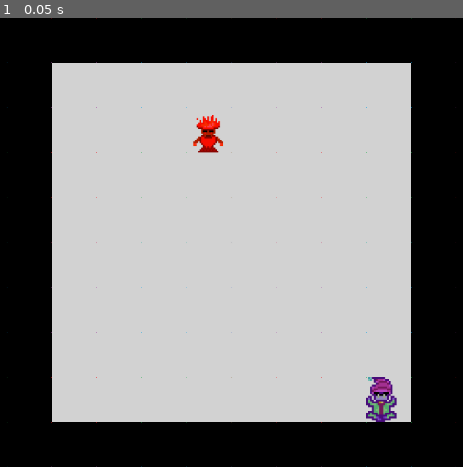
Above: before the commit, frame 1.
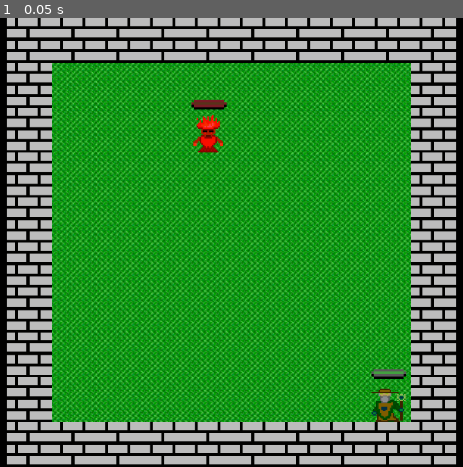
Above: after the commit, the same moment.

Repository: hdlqpn/Pick_Hacks_2025
Game: Godot game, scene res://src/Game/game.tscn
The game is run twice, just before and just after one commit, with the same random seed, the same clock (stepped at 60 frames per second) and the same inputs.
Inputs:
- Up to frame 1 (0.05 s): no input

The runs differ from the first frame. In frame 1, 87% of the frame differs, in the area x 1-99%, y 0-100%.

Commit message:
working hp!

Diff:
--- a/src/Entities/Actors/Actions/entity_definition_player.tres
+++ b/src/Entities/Actors/Actions/entity_definition_player.tres
@@ -1,13 +1,57 @@
-[gd_resource type="Resource" script_class="EntityDefinition" load_steps=10 format=3 uid="uid://21yysgbi78o0"]
+[gd_resource type="Resource" script_class="EntityDefinition" load_steps=32 format=3 uid="uid://21yysgbi78o0"]
 
 [ext_resource type="Script" path="res://src/Entities/entity_definition.gd" id="1_0trbh"]
-[ext_resource type="Texture2D" uid="uid://c6bwsqkm5e5f" path="res://144_size_character_sprites/Aggro_Front_144.png" id="2_d21ja"]
-[ext_resource type="Texture2D" uid="uid://iwcgkp3emhh" path="res://144_size_character_sprites/Aggro_Left_144.png" id="2_j26nw"]
-[ext_resource type="Texture2D" uid="uid://c5ni8vqbyw88q" path="res://144_size_character_sprites/Aggro_Right_144.png" id="3_iuagu"]
-[ext_resource type="Texture2D" uid="uid://cuqyivkdpblw3" path="res://144_size_character_sprites/Aggro_Back_144.png" id="5_qb5w1"]
+[ext_resource type="Texture2D" uid="uid://bhn46ujgaybp7" path="res://144_size_character_sprites/Aggro_Front_144.png" id="2_d21ja"]
+[ext_resource type="Texture2D" uid="uid://65ghj6x512fd" path="res://144_size_character_sprites/Healthbar1_144.png" id="2_irwg8"]
+[ext_resource type="Texture2D" uid="uid://x1nmpi8d108y" path="res://144_size_character_sprites/Aggro_Left_144.png" id="2_j26nw"]
+[ext_resource type="Texture2D" uid="uid://lvp5wxlqf0vn" path="res://144_size_character_sprites/Healthbar0_144.png" id="2_lh41d"]
+[ext_resource type="Texture2D" uid="uid://x8ra0nh2c0ex" path="res://144_size_character_sprites/Healthbar10_144.png" id="3_cdgpo"]
+[ext_resource type="Texture2D" uid="uid://cwttf3p28loph" path="res://144_size_character_sprites/Aggro_Right_144.png" id="3_iuagu"]
+[ext_resource type="Texture2D" uid="uid://u1cnkyas8ipa" path="res://144_size_character_sprites/Healthbar2_144.png" id="4_1tyyf"]
+[ext_resource type="Texture2D" uid="uid://dpp5ik56nrw2n" path="res://144_size_character_sprites/Healthbar3_144.png" id="5_jxdy0"]
+[ext_resource type="Texture2D" uid="uid://cmbusdp1y8wrr" path="res://144_size_character_sprites/Aggro_Back_144.png" id="5_qb5w1"]
+[ext_resource type="Texture2D" uid="uid://cuctmw55h2a4b" path="res://144_size_character_sprites/Healthbar4_144.png" id="6_vo836"]
+[ext_resource type="Texture2D" uid="uid://bjtpotr05px1o" path="res://144_size_character_sprites/Healthbar5_144.png" id="7_8gf65"]
+[ext_resource type="Texture2D" uid="uid://dp5xfobux3dfy" path="res://144_size_character_sprites/Healthbar6_144.png" id="8_gjbti"]
+[ext_resource type="Texture2D" uid="uid://ckw5d2uys0l5t" path="res://144_size_character_sprites/Healthbar7_144.png" id="9_xcomq"]
+[ext_resource type="Texture2D" uid="uid://busm3bca4lv1b" path="res://144_size_character_sprites/Healthbar8_144.png" id="10_illbx"]
+[ext_resource type="Texture2D" uid="uid://bcy5qsf7f3iqw" path="res://144_size_character_sprites/Healthbar9_144.png" id="11_fkn7w"]
 
 [sub_resource type="AtlasTexture" id="AtlasTexture_y3w7o"]
 atlas = ExtResource("2_d21ja")
+
+[sub_resource type="AtlasTexture" id="AtlasTexture_k07o4"]
+atlas = ExtResource("2_lh41d")
+
+[sub_resource type="AtlasTexture" id="AtlasTexture_j1kfp"]
+atlas = ExtResource("2_irwg8")
+
+[sub_resource type="AtlasTexture" id="AtlasTexture_rwr1h"]
+atlas = ExtResource("3_cdgpo")
+
+[sub_resource type="AtlasTexture" id="AtlasTexture_5iavk"]
+atlas = ExtResource("4_1tyyf")
+
+[sub_resource type="AtlasTexture" id="AtlasTexture_py7sf"]
+atlas = ExtResource("5_jxdy0")
+
+[sub_resource type="AtlasTexture" id="AtlasTexture_d001n"]
+atlas = ExtResource("6_vo836")
+
+[sub_resource type="AtlasTexture" id="AtlasTexture_w6pqn"]
+atlas = ExtResource("7_8gf65")
+
+[sub_resource type="AtlasTexture" id="AtlasTexture_vlomq"]
+atlas = ExtResource("8_gjbti")
+
+[sub_resource type="AtlasTexture" id="AtlasTexture_48dmm"]
+atlas = ExtResource("9_xcomq")
+
+[sub_resource type="AtlasTexture" id="AtlasTexture_f8wdb"]
+atlas = ExtResource("10_illbx")
+
+[sub_resource type="AtlasTexture" id="AtlasTexture_e3g4g"]
+atlas = ExtResource("11_fkn7w")
 
 [sub_resource type="AtlasTexture" id="AtlasTexture_hboip"]
 atlas = ExtResource("2_j26nw")
@@ -24,4 +68,15 @@
 up_texture = SubResource("AtlasTexture_rufxj")
 left_texture = SubResource("AtlasTexture_hboip")
 right_texture = SubResource("AtlasTexture_0ygir")
+hp_texture0 = SubResource("AtlasTexture_k07o4")
+hp_texture1 = SubResource("AtlasTexture_j1kfp")
+hp_texture2 = SubResource("AtlasTexture_5iavk")
+hp_texture3 = SubResource("AtlasTexture_py7sf")
+hp_texture4 = SubResource("AtlasTexture_d001n")
+hp_texture5 = SubResource("AtlasTexture_w6pqn")
+hp_texture6 = SubResource("AtlasTexture_vlomq")
+hp_texture7 = SubResource("AtlasTexture_48dmm")
+hp_texture8 = SubResource("AtlasTexture_f8wdb")
+hp_texture9 = SubResource("AtlasTexture_e3g4g")
+hp_texture10 = SubResource("AtlasTexture_rwr1h")
 color = Color(1, 0.235294, 0.309804, 1)
--- a/src/Entities/Actors/Actions/entity_definition_player2.tres
+++ b/src/Entities/Actors/Actions/entity_definition_player2.tres
@@ -1,22 +1,66 @@
-[gd_resource type="Resource" script_class="EntityDefinition" load_steps=10 format=3 uid="uid://41b5lv32ypwf"]
+[gd_resource type="Resource" script_class="EntityDefinition" load_steps=32 format=3 uid="uid://41b5lv32ypwf"]
 
+[ext_resource type="Texture2D" uid="uid://dxeakix3k31uo" path="res://144_size_character_sprites/Def_Front_144.png" id="1_1njx5"]
 [ext_resource type="Script" path="res://src/Entities/entity_definition.gd" id="1_11xq5"]
-[ext_resource type="Texture2D" uid="uid://5cdd7dff8c1j" path="res://Statistician_Wizard_Sprites_Updated/Statistician_Wizard_Sprites_Updated/Statistician_Wizard_Front_View.png" id="2_6fpua"]
-[ext_resource type="Texture2D" uid="uid://dajnto5eildpi" path="res://Statistician_Wizard_Sprites_Updated/Statistician_Wizard_Sprites_Updated/Statistician_Wizard_Left_View.png" id="2_gkfr5"]
-[ext_resource type="Texture2D" uid="uid://c6cei04eh7efi" path="res://Statistician_Wizard_Sprites_Updated/Statistician_Wizard_Sprites_Updated/Statistician_Wizard_Right_View.png" id="3_1h7jv"]
-[ext_resource type="Texture2D" uid="uid://beeb4gvhhm1lo" path="res://Statistician_Wizard_Sprites_Updated/Statistician_Wizard_Sprites_Updated/Statistician_Wizard_Back_View.png" id="5_pppki"]
+[ext_resource type="Texture2D" uid="uid://65ghj6x512fd" path="res://144_size_character_sprites/Healthbar1_144.png" id="2_7m0sc"]
+[ext_resource type="Texture2D" uid="uid://lvp5wxlqf0vn" path="res://144_size_character_sprites/Healthbar0_144.png" id="2_ctuut"]
+[ext_resource type="Texture2D" uid="uid://x8ra0nh2c0ex" path="res://144_size_character_sprites/Healthbar10_144.png" id="3_446cc"]
+[ext_resource type="Texture2D" uid="uid://u1cnkyas8ipa" path="res://144_size_character_sprites/Healthbar2_144.png" id="4_fyry4"]
+[ext_resource type="Texture2D" uid="uid://dpp5ik56nrw2n" path="res://144_size_character_sprites/Healthbar3_144.png" id="5_m7wnh"]
+[ext_resource type="Texture2D" uid="uid://cuctmw55h2a4b" path="res://144_size_character_sprites/Healthbar4_144.png" id="6_weaih"]
+[ext_resource type="Texture2D" uid="uid://bjtpotr05px1o" path="res://144_size_character_sprites/Healthbar5_144.png" id="7_d3o48"]
+[ext_resource type="Texture2D" uid="uid://dp5xfobux3dfy" path="res://144_size_character_sprites/Healthbar6_144.png" id="8_tw715"]
+[ext_resource type="Texture2D" uid="uid://ckw5d2uys0l5t" path="res://144_size_character_sprites/Healthbar7_144.png" id="9_g2jlh"]
+[ext_resource type="Texture2D" uid="uid://busm3bca4lv1b" path="res://144_size_character_sprites/Healthbar8_144.png" id="10_rbav8"]
+[ext_resource type="Texture2D" uid="uid://bcy5qsf7f3iqw" path="res://144_size_character_sprites/Healthbar9_144.png" id="11_730cn"]
+[ext_resource type="Texture2D" uid="uid://bmh33edctodee" path="res://144_size_character_sprites/Def_Left_144.png" id="13_wupau"]
+[ext_resource type="Texture2D" uid="uid://dnrladoggd2e2" path="res://144_size_character_sprites/Def_Right_144.png" id="14_k73ec"]
+[ext_resource type="Texture2D" uid="uid://cpg6e8juwhtjt" path="res://144_size_character_sprites/Def_Back_144.png" id="16_i3re1"]
 
 [sub_resource type="AtlasTexture" id="AtlasTexture_joq62"]
-atlas = ExtResource("2_6fpua")
+atlas = ExtResource("1_1njx5")
+
+[sub_resource type="AtlasTexture" id="AtlasTexture_gh0h8"]
+atlas = ExtResource("2_ctuut")
+
+[sub_resource type="AtlasTexture" id="AtlasTexture_hxinf"]
+atlas = ExtResource("2_7m0sc")
+
+[sub_resource type="AtlasTexture" id="AtlasTexture_icbtm"]
+atlas = ExtResource("3_446cc")
+
+[sub_resource type="AtlasTexture" id="AtlasTexture_5lnwc"]
+atlas = ExtResource("4_fyry4")
+
+[sub_resource type="AtlasTexture" id="AtlasTexture_v678q"]
+atlas = ExtResource("5_m7wnh")
+
+[sub_resource type="AtlasTexture" id="AtlasTexture_tltp7"]
+atlas = ExtResource("6_weaih")
+
+[sub_resource type="AtlasTexture" id="AtlasTexture_bhcfu"]
+atlas = ExtResource("7_d3o48")
+
+[sub_resource type="AtlasTexture" id="AtlasTexture_srsmx"]
+atlas = ExtResource("8_tw715")
+
+[sub_resource type="AtlasTexture" id="AtlasTexture_un43m"]
+atlas = ExtResource("9_g2jlh")
+
+[sub_resource type="AtlasTexture" id="AtlasTexture_e0xyd"]
+atlas = ExtResource("10_rbav8")
+
+[sub_resource type="AtlasTexture" id="AtlasTexture_1p5ev"]
+atlas = ExtResource("11_730cn")
 
 [sub_resource type="AtlasTexture" id="AtlasTexture_wd5ef"]
-atlas = ExtResource("2_gkfr5")
+atlas = ExtResource("13_wupau")
 
 [sub_resource type="AtlasTexture" id="AtlasTexture_ksj00"]
-atlas = ExtResource("3_1h7jv")
+atlas = ExtResource("14_k73ec")
 
 [sub_resource type="AtlasTexture" id="AtlasTexture_lskfk"]
-atlas = ExtResource("5_pppki")
+atlas = ExtResource("16_i3re1")
 
 [resource]
 script = ExtResource("1_11xq5")
@@ -24,4 +68,15 @@
 up_texture = SubResource("AtlasTexture_lskfk")
 left_texture = SubResource("AtlasTexture_wd5ef")
 right_texture = SubResource("AtlasTexture_ksj00")
+hp_texture0 = SubResource("AtlasTexture_gh0h8")
+hp_texture1 = SubResource("AtlasTexture_hxinf")
+hp_texture2 = SubResource("AtlasTexture_5lnwc")
+hp_texture3 = SubResource("AtlasTexture_v678q")
+hp_texture4 = SubResource("AtlasTexture_tltp7")
+hp_texture5 = SubResource("AtlasTexture_bhcfu")
+hp_texture6 = SubResource("AtlasTexture_srsmx")
+hp_texture7 = SubResource("AtlasTexture_un43m")
+hp_texture8 = SubResource("AtlasTexture_e0xyd")
+hp_texture9 = SubResource("AtlasTexture_1p5ev")
+hp_texture10 = SubResource("AtlasTexture_icbtm")
 color = Color(1, 1, 1, 1)
--- a/src/Entities/Actors/base_wizard.gd
+++ b/src/Entities/Actors/base_wizard.gd
@@ -8,6 +8,9 @@
 var current_mana: int
 var is_alive: bool = true
 
+@export var health_bar_scene: PackedScene
+var health_bar: HealthBar
+
 func _init(start_position: Vector2i, entity_definition: EntityDefinition) -> void:
 	centered = false
 	grid_position = start_position
@@ -15,17 +18,36 @@
 	texture_up = entity_definition.up_texture
 	texture_left = entity_definition.left_texture
 	texture_right = entity_definition.right_texture
+	hp_texture0 = entity_definition.hp_texture0
+	hp_texture1 = entity_definition.hp_texture1
+	hp_texture2 = entity_definition.hp_texture2
+	hp_texture3 = entity_definition.hp_texture3
+	hp_texture4 = entity_definition.hp_texture4
+	hp_texture5 = entity_definition.hp_texture5
+	hp_texture6 = entity_definition.hp_texture6
+	hp_texture7 = entity_definition.hp_texture7
+	hp_texture8 = entity_definition.hp_texture8
+	hp_texture9 = entity_definition.hp_texture9
+	hp_texture10 = entity_definition.hp_texture10
 	texture = texture_down
 	modulate = entity_definition.color
 	direction = Direction.DOWN
+	current_health = MAX_HEALTH
 
-
+func _ready() -> void:
+	if health_bar_scene:
+		health_bar = health_bar_scene.instantiate()
+		add_child(health_bar)
+		health_bar.set_health(current_health, MAX_HEALTH)
+		print("Healthbar Added to scene: ", health_bar)
 
 func add_health(value: int) -> void:
 	var temp = current_health + value
 	if temp > MAX_HEALTH:
 		temp = MAX_HEALTH
 	current_health = temp
+	update_health_bar()
+
 
 func sub_health(value: int) -> void:
 	var temp = current_health - value
@@ -34,18 +56,27 @@
 		print("AAAAHHHH a fatal wound I have fallen")
 		is_alive = false
 	current_health = temp
+	update_health_bar()
+
 
 func add_mana(value: int) -> void:
 	var temp = current_mana + value
 	if temp > MAX_MANA:
 		temp = MAX_MANA
 	current_mana = temp
+#	update_health_bar()
+
 
 func sub_mana(value: int) -> void:
 	var temp = current_mana - value
 	if temp <= 0:
 		temp = 0
 	current_mana = temp
+#	update_health_bar()
+
+func update_health_bar() -> void:
+	if health_bar:
+		health_bar.set_health(current_health, MAX_HEALTH)
 
 func action_1(opponent: BaseWizard) -> void:
 	#offset is the current player's position
@@ -58,11 +89,11 @@
 
 	if direction_vector == Vector2i(0,0):
 		print("AAAAHHHHHHHH This isn't getting the right value")
-
-	if grid_position-direction_vector == opponent.grid_position:
+	var hit_position: Vector2i = Vector2i(grid_position.x + direction_vector.x, grid_position.y - direction_vector.y)
+	if hit_position == opponent.grid_position:
 		#stab
 		print("I have stabbed my opponent")
-		opponent.sub_health(5)
+		opponent.sub_health(1)
 	pass
 
 func action_2(opponent: BaseWizard) -> void:
--- a/src/Entities/entity.gd
+++ b/src/Entities/entity.gd
@@ -7,6 +7,17 @@
 var texture_up: Texture2D
 var texture_left: Texture2D
 var texture_right: Texture2D
+var hp_texture0: Texture2D
+var hp_texture1: Texture2D
+var hp_texture2: Texture2D
+var hp_texture3: Texture2D
+var hp_texture4: Texture2D
+var hp_texture5: Texture2D
+var hp_texture6: Texture2D
+var hp_texture7: Texture2D
+var hp_texture8: Texture2D
+var hp_texture9: Texture2D
+var hp_texture10: Texture2D
 var direction: Direction
 
 var grid_position: Vector2i:
@@ -21,6 +32,17 @@
 	texture_up = entity_definition.up_texture
 	texture_left = entity_definition.left_texture
 	texture_right = entity_definition.right_texture
+	hp_texture0 = entity_definition.hp_texture0
+	hp_texture1 = entity_definition.hp_texture1
+	hp_texture2 = entity_definition.hp_texture2
+	hp_texture3 = entity_definition.hp_texture3
+	hp_texture4 = entity_definition.hp_texture4
+	hp_texture5 = entity_definition.hp_texture5
+	hp_texture6 = entity_definition.hp_texture6
+	hp_texture7 = entity_definition.hp_texture7
+	hp_texture8 = entity_definition.hp_texture8
+	hp_texture9 = entity_definition.hp_texture9
+	hp_texture10 = entity_definition.hp_texture10
 	texture = texture_down
 	modulate = entity_definition.color
 	direction = Direction.DOWN
--- a/src/Entities/entity_definition.gd
+++ b/src/Entities/entity_definition.gd
@@ -6,4 +6,15 @@
 @export var up_texture: AtlasTexture
 @export var left_texture: AtlasTexture
 @export var right_texture: AtlasTexture
+@export var hp_texture0: AtlasTexture
+@export var hp_texture1: AtlasTexture
+@export var hp_texture2: AtlasTexture
+@export var hp_texture3: AtlasTexture
+@export var hp_texture4: AtlasTexture
+@export var hp_texture5: AtlasTexture
+@export var hp_texture6: AtlasTexture
+@export var hp_texture7: AtlasTexture
+@export var hp_texture8: AtlasTexture
+@export var hp_texture9: AtlasTexture
+@export var hp_texture10: AtlasTexture
 @export_color_no_alpha var color: Color = Color.WHITE
--- a/src/Game/game.gd
+++ b/src/Game/game.gd
@@ -3,6 +3,8 @@
 
 const player_definition: EntityDefinition = preload("res://src/Entities/Actors/Actions/entity_definition_player.tres")
 const player2_definition: EntityDefinition = preload("res://src/Entities/Actors/Actions/entity_definition_player2.tres")
+
+var health_bar_scene: PackedScene = preload("res://src/Utils/healthbar.tscn")
 
 @onready var player: BaseWizard
 @onready var player2: BaseWizard
@@ -28,10 +30,13 @@
 	var player_start_pos: Vector2i = Grid.world_to_grid(get_viewport_rect().size.floor() / 2)
 	player = BaseWizard.new(player_start_pos, player_definition)
 	p1_color = player.modulate
+	player.health_bar_scene = health_bar_scene
 	entities.add_child(player)
+
 	player2 = BaseWizard.new(Vector2i(8,8), player2_definition)
 	p2_color = player2.modulate
 	player2.modulate = inactive
+	player2.health_bar_scene = health_bar_scene
 	entities.add_child(player2)
 	setup_camera()
 
@@ -59,7 +64,12 @@
 			if action.offset.z == 1:
 				print("We are trying to perform action 1")
 				player.action_1(player2)
-
+			elif action.offset.z == 2:
+				player.action_2(player2)
+			elif action.offset.z == 3:
+				player.action_3(player2)
+			elif action.offset.z == 4:
+				player.action_4(player2)
 			p1_act = p1_act - 1
 	elif turn == 2:
 		if (action2.offset.x != 0 || action2.offset.y != 0) && p2_move > 0:
@@ -67,6 +77,14 @@
 			p2_move = p2_move - 1
 		elif action2.offset.z != 0 && p2_act > 0:
 			action2.perform(self, player2)
+			if action2.offset.z == 1:
+				player2.action_1(player)
+			elif action2.offset.z == 2:
+				player2.action_2(player)
+			elif action2.offset.z == 3:
+				player2.action_3(player)
+			elif action2.offset.z == 4:
+				player2.action_4(player)
 			p2_act = p2_act - 1
 			print("Player 2 Act: ", p2_act)
 	if p1_move == 0 && p1_act == 0:
--- a/src/Map/tile_definition_floor.tres
+++ b/src/Map/tile_definition_floor.tres
@@ -1,10 +1,10 @@
 [gd_resource type="Resource" script_class="TileDefinition" load_steps=4 format=3 uid="uid://3wl4trs7t66f"]
 
 [ext_resource type="Script" path="res://src/Map/tile_definition.gd" id="1_dmdba"]
-[ext_resource type="Texture2D" uid="uid://drt43mgax2tym" path="res://gray_tile.png" id="2_n8oqn"]
+[ext_resource type="Texture2D" uid="uid://ddjgs03yf3chx" path="res://144_size_character_sprites/grass_144.png" id="2_oud1r"]
 
 [sub_resource type="AtlasTexture" id="AtlasTexture_j5io1"]
-atlas = ExtResource("2_n8oqn")
+atlas = ExtResource("2_oud1r")
 
 [resource]
 script = ExtResource("1_dmdba")
--- a/src/Map/tile_definition_wall.tres
+++ b/src/Map/tile_definition_wall.tres
@@ -1,10 +1,10 @@
 [gd_resource type="Resource" script_class="TileDefinition" load_steps=4 format=3 uid="uid://dwkrdvfjyf6vl"]
 
 [ext_resource type="Script" path="res://src/Map/tile_definition.gd" id="1_oyqxl"]
-[ext_resource type="Texture2D" uid="uid://bdx33ugmil26b" path="res://black_tile.png" id="2_bl87d"]
+[ext_resource type="Texture2D" uid="uid://cfgspki0h76nn" path="res://144_size_character_sprites/Wall-Not-Shaded-144.png" id="2_uhh5m"]
 
 [sub_resource type="AtlasTexture" id="AtlasTexture_5phbr"]
-atlas = ExtResource("2_bl87d")
+atlas = ExtResource("2_uhh5m")
 
 [resource]
 script = ExtResource("1_oyqxl")
--- /dev/null
+++ b/src/Utils/healthbar.gd
@@ -0,0 +1,21 @@
+class_name HealthBar
+extends Node2D
+
+@export var health_stages: Array[Texture2D]
+@onready var sprite: Sprite2D = $Sprite2D
+
+func set_health(current: int, max: int) -> void:
+	var health_percentage: float = float(current) / float(max)
+	var index: int = round(health_percentage * (health_stages.size() - 1))
+	index = clamp(index, 0, health_stages.size() - 1)
+	sprite.texture = health_stages[index]
+
+func _ready() -> void:
+	z_index = 1
+	visible = true
+
+func _process(delta: float) -> void:
+	if get_parent():
+		var wizard_position = get_parent().global_position
+		var health_bar_width = sprite.texture.get_width()
+		global_position = wizard_position + Vector2(+health_bar_width / 2, +30)
--- /dev/null
+++ b/src/Utils/healthbar.tscn
@@ -0,0 +1,20 @@
+[gd_scene load_steps=13 format=3 uid="uid://bqngl0u6yb7v0"]
+
+[ext_resource type="Script" path="res://src/Utils/healthbar.gd" id="1_382wl"]
+[ext_resource type="Texture2D" uid="uid://lvp5wxlqf0vn" path="res://144_size_character_sprites/Healthbar0_144.png" id="2_egdgd"]
+[ext_resource type="Texture2D" uid="uid://65ghj6x512fd" path="res://144_size_character_sprites/Healthbar1_144.png" id="3_c4wpb"]
+[ext_resource type="Texture2D" uid="uid://u1cnkyas8ipa" path="res://144_size_character_sprites/Healthbar2_144.png" id="4_6sdnd"]
+[ext_resource type="Texture2D" uid="uid://dpp5ik56nrw2n" path="res://144_size_character_sprites/Healthbar3_144.png" id="5_an3ql"]
+[ext_resource type="Texture2D" uid="uid://cuctmw55h2a4b" path="res://144_size_character_sprites/Healthbar4_144.png" id="6_jp6ti"]
+[ext_resource type="Texture2D" uid="uid://bjtpotr05px1o" path="res://144_size_character_sprites/Healthbar5_144.png" id="7_m8jru"]
+[ext_resource type="Texture2D" uid="uid://dp5xfobux3dfy" path="res://144_size_character_sprites/Healthbar6_144.png" id="8_8qbdu"]
+[ext_resource type="Texture2D" uid="uid://ckw5d2uys0l5t" path="res://144_size_character_sprites/Healthbar7_144.png" id="9_i31nh"]
+[ext_resource type="Texture2D" uid="uid://busm3bca4lv1b" path="res://144_size_character_sprites/Healthbar8_144.png" id="10_70g56"]
+[ext_resource type="Texture2D" uid="uid://bcy5qsf7f3iqw" path="res://144_size_character_sprites/Healthbar9_144.png" id="11_8xc75"]
+[ext_resource type="Texture2D" uid="uid://x8ra0nh2c0ex" path="res://144_size_character_sprites/Healthbar10_144.png" id="12_y66pg"]
+
+[node name="healthbar" type="Node2D"]
+script = ExtResource("1_382wl")
+health_stages = Array[Texture2D]([ExtResource("2_egdgd"), ExtResource("3_c4wpb"), ExtResource("4_6sdnd"), ExtResource("5_an3ql"), ExtResource("6_jp6ti"), ExtResource("7_m8jru"), ExtResource("8_8qbdu"), ExtResource("9_i31nh"), ExtResource("10_70g56"), ExtResource("11_8xc75"), ExtResource("12_y66pg")])
+
+[node name="Sprite2D" type="Sprite2D" parent="."]
Not shown, changed: 144_size_character_sprites/Aggro_Back_144.png.import
Binary file added: 144_size_character_sprites/Aggro_Cast/Agressive_cast_back.png
Not shown, added: 144_size_character_sprites/Aggro_Cast/Agressive_cast_back.png.import
Binary file added: 144_size_character_sprites/Aggro_Cast/Agressive_cast_front.png
Not shown, added: 144_size_character_sprites/Aggro_Cast/Agressive_cast_front.png.import
Binary file added: 144_size_character_sprites/Aggro_Cast/Agressive_cast_left.png
Not shown, added: 144_size_character_sprites/Aggro_Cast/Agressive_cast_left.png.import
Binary file added: 144_size_character_sprites/Aggro_Cast/Agressive_cast_right.png
Not shown, added: 144_size_character_sprites/Aggro_Cast/Agressive_cast_right.png.import
Binary file added: 144_size_character_sprites/Aggro_Cast/Furious Telekenesis/Agressive_tele_down.png
Not shown, added: 144_size_character_sprites/Aggro_Cast/Furious Telekenesis/Agressive_tele_down.png.import
Binary file added: 144_size_character_sprites/Aggro_Cast/Furious Telekenesis/Agressive_tele_left.png
(and 68 more such lines)
